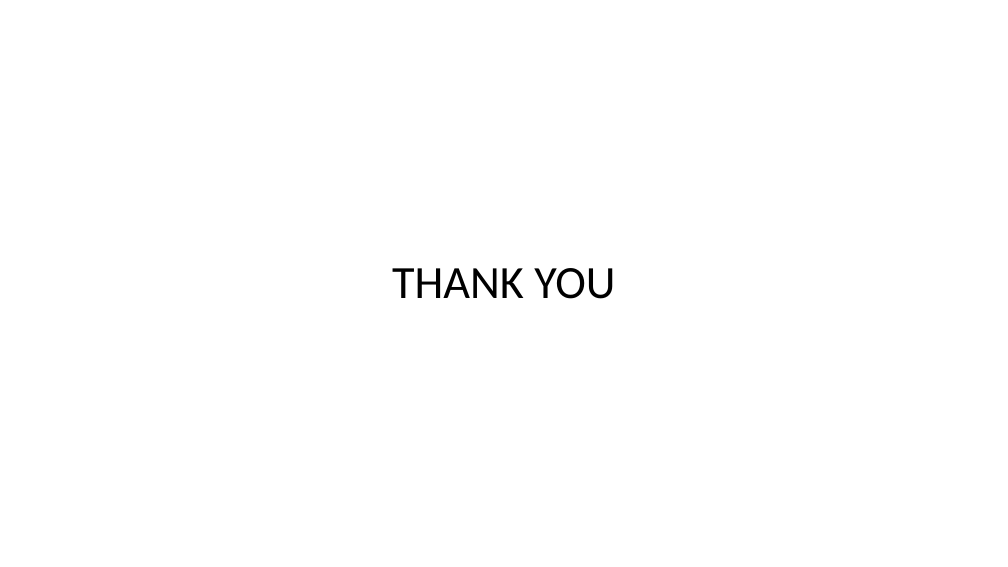
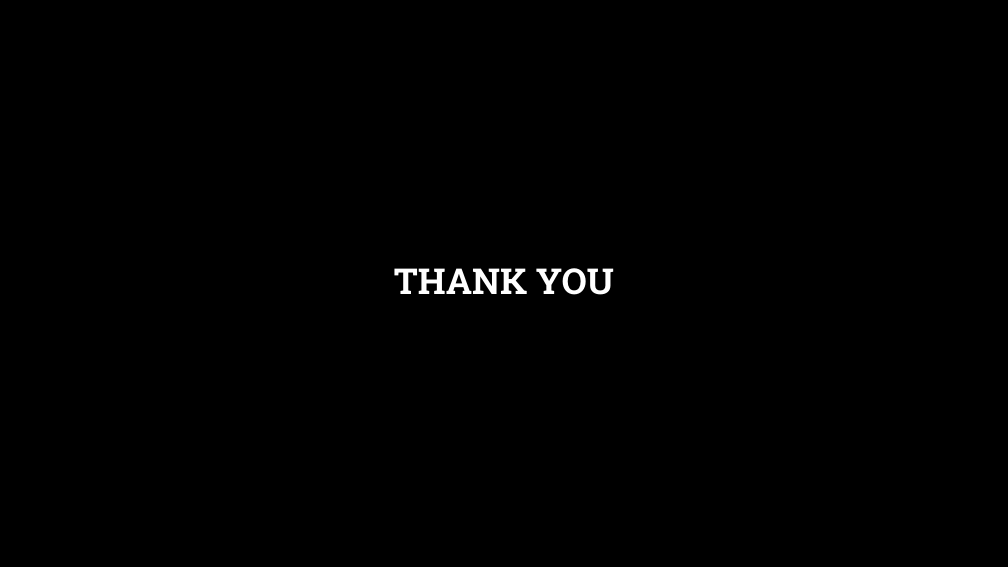
Before and after one commit to dhruvdani/CodeGladiators, a slide deck: slide 8 of Round-2.pptx (slide 7 before the commit). Drawn at 1008x567 pixels with LibreOffice and Linux fonts; fonts in the diff are those of the drawing; background and template pictures are left out. Boxes give left, top, right and bottom in pixels: in the first picture for what was removed or moved away, otherwise in the second. Text is boxed around its words. In the diff, an @@ line names an element or a change of style, - is before the commit and + after.

```diff
--- a/Round-2.pptx
+++ b/Round-2.pptx
@@ background #FFFFFF to picture (left out) @@
@@ title "THANK YOU" at bbox=[394, 268, 614, 295]: size 44 to 34 pt, font Calibri to Roboto Slab, text colour #000000 to #FFFFFF, bold on @@
```
Also in this commit, not shown: 6 other slides changed, 1 slide added.
